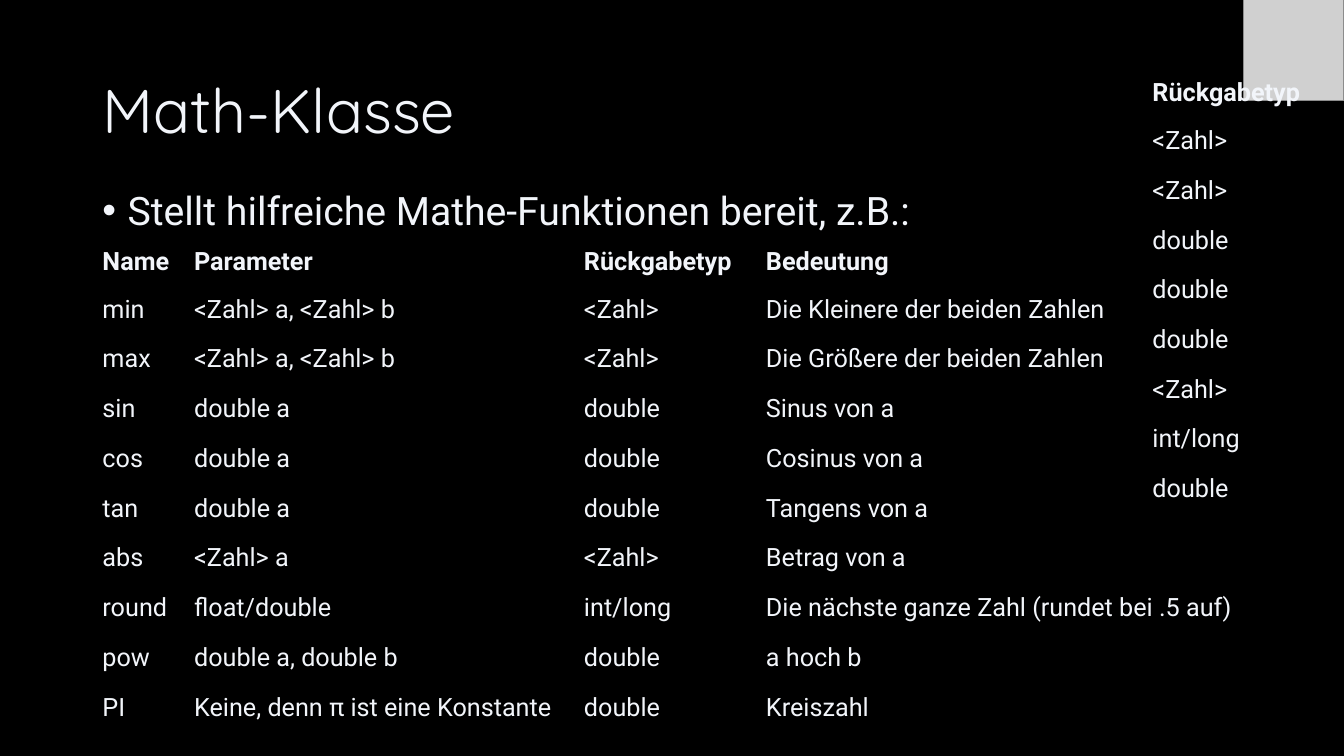
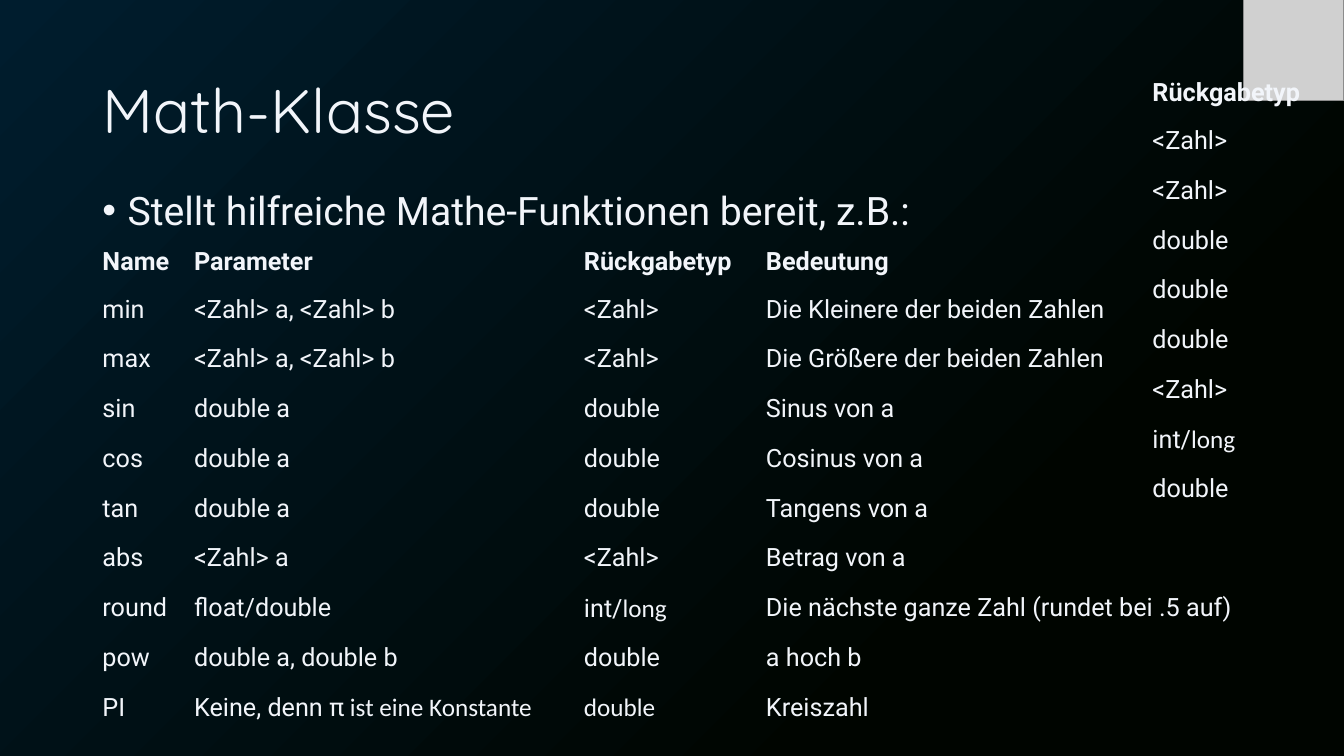
Before and after one commit to Cactusroot/Java, a slide deck: slide 68 of src/Java.pptx (slide 67 before the commit). Drawn at 1344x756 pixels with LibreOffice and Linux fonts; fonts in the diff are those of the drawing; grey boxes stand for pictures. Boxes give left, top, right and bottom in pixels: in the first picture for what was removed or moved away, otherwise in the second. Text is boxed around its words. In the diff, an @@ line names an element or a change of style, - is before the commit and + after.

```diff
--- a/src/Java.pptx
+++ b/src/Java.pptx
@@ background #000000 to gradient #001D2E to #000500 @@
@@ table at (1142,74,1344,520) @@
@@ font Roboto to Calibri in "int/long" @@
@@ table at (93,242,1253,738) @@
@@ font Roboto to Calibri in "int/long", "ist eine Konstante", "double" @@
```
Also in this commit, not shown: 108 other slides changed, 4 slides added, 1 slide removed, 1 other file.
